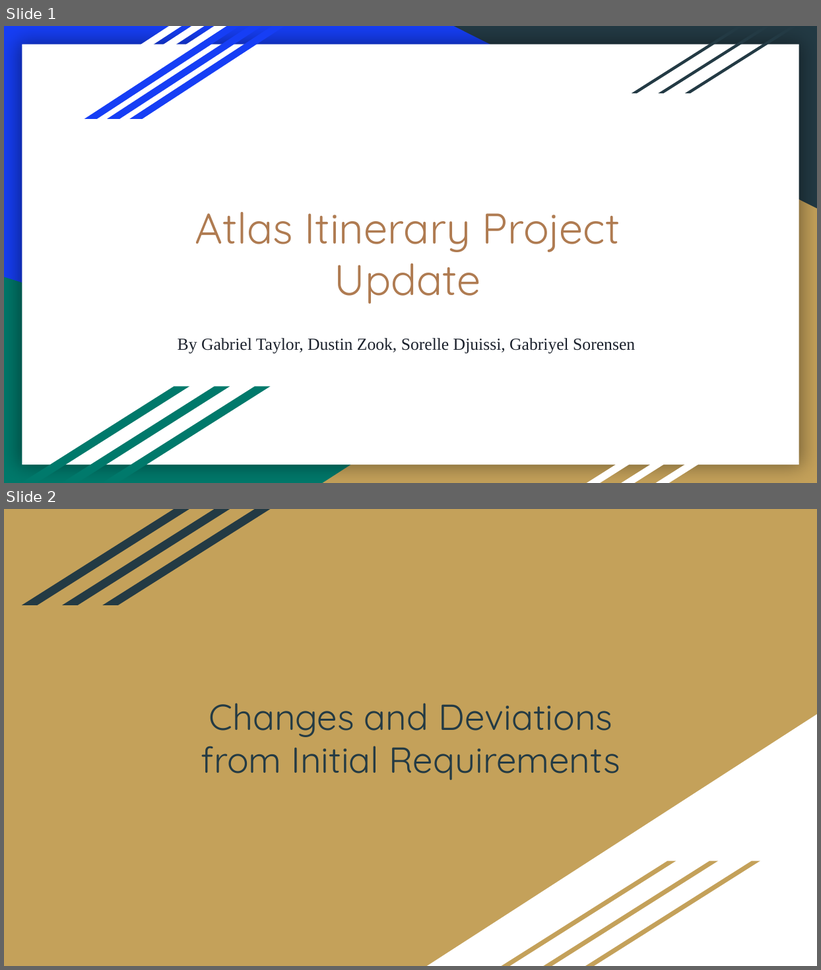
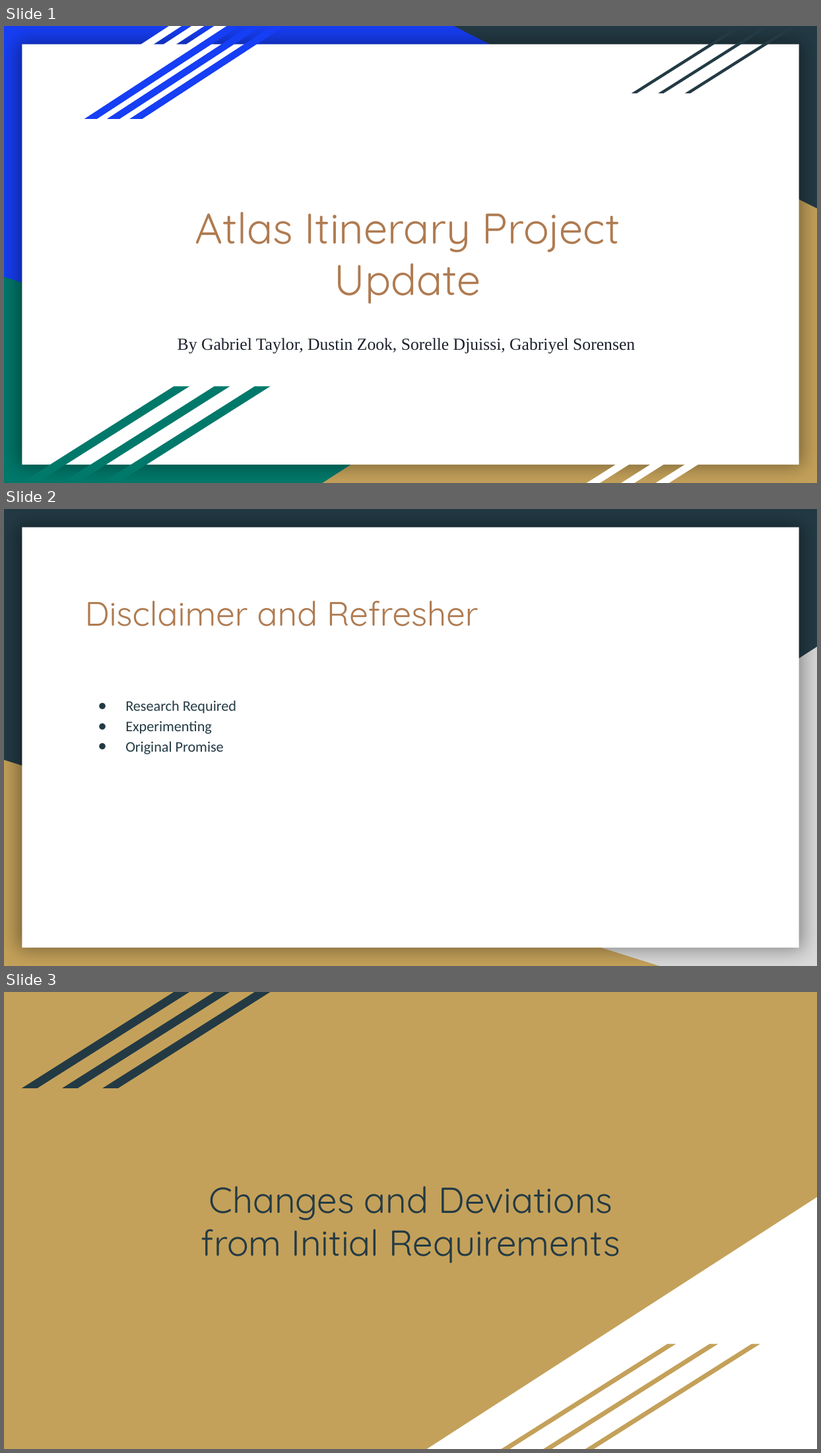
Before and after one commit to DustinWZook/Atlas-Itinerary, a slide deck: Documents/Progress Update/Project Update.pptx. Shown one above the other, each under a label of ours: slides 1 and 2 before the commit, slides 1, 2 and 3 after it. The pictures are 821x970 and 821x1453 pixels, drawn with LibreOffice and Linux fonts; fonts in the diff are those of the drawing. Boxes give left, top, right and bottom in pixels: in the first picture for what was removed or moved away, otherwise in the second. Text is boxed around its words. In the diff, an @@ line names an element or a change of style, - is before the commit and + after.

```diff
--- a/Documents/Progress Update/Project Update.pptx
+++ b/Documents/Progress Update/Project Update.pptx
@@ slide 2 added at bbox=[4, 509, 817, 966], background #233A44; not listed: 1 template element that a slide beside it also shows @@
@@ title added at bbox=[85, 601, 478, 626], 30 pt, text #AF7B51 @@
+Disclaimer and Refresher
@@ right triangle added at bbox=[323, 647, 817, 966], fill #D9D9D9 @@
@@ text added at bbox=[125, 700, 236, 755], 13 pt, text #233A44 @@
+● Research Required
+● Experimenting
+● Original Promise
@@ right triangle added at bbox=[4, 760, 659, 966], fill #C4A15A @@
@@ what was slide 2 is now slide 3 @@
```
Also in this commit, not shown: 1 slide changed.
